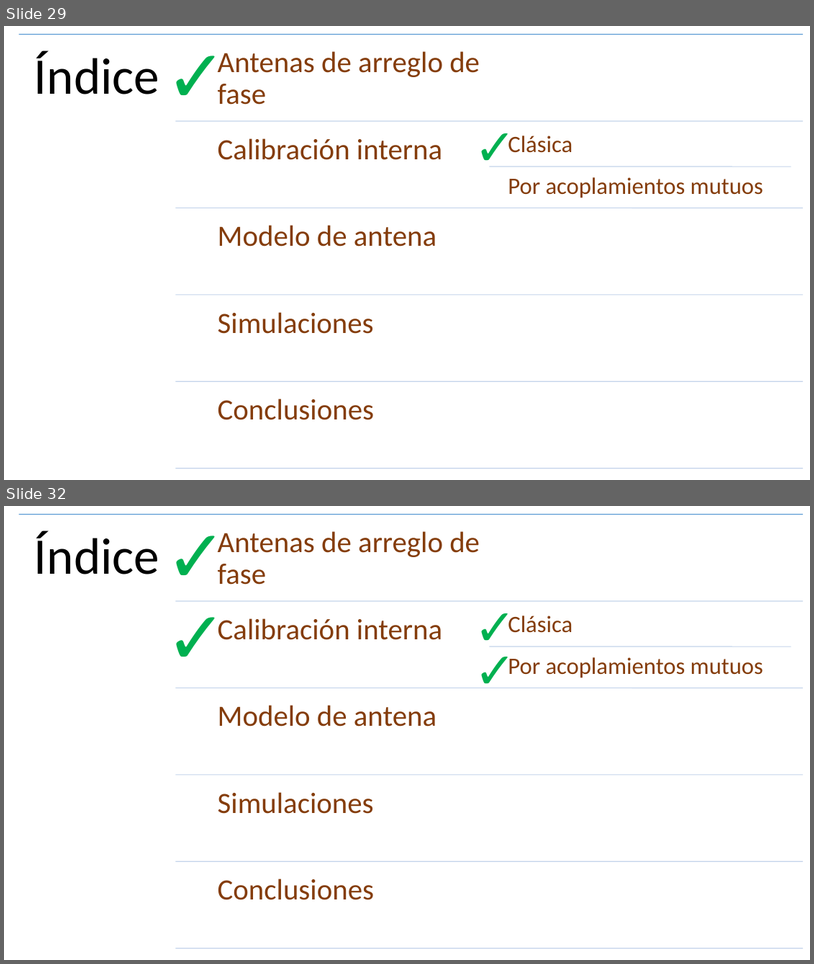
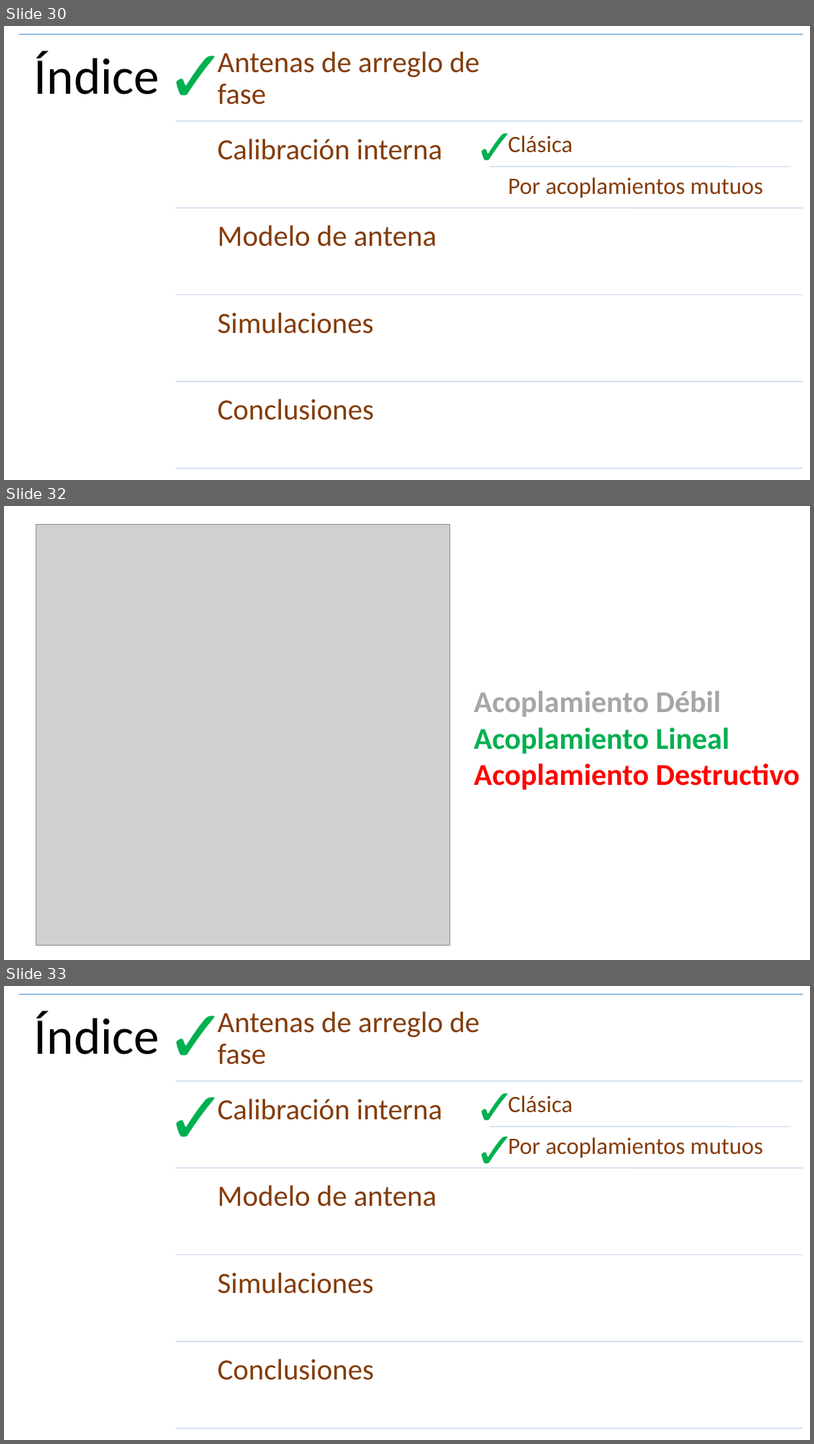
Before and after one commit to franciscoSoler/Polarimetric-Antenna-Calibrator, a slide deck: written/presentation/tesisInformatica.pptm. Shown one above the other, each under a label of ours: slides 29 and 32 before the commit, slides 30, 32 and 33 after it; the slides between them are not shown. The pictures are 814x964 and 814x1444 pixels, drawn with LibreOffice and Linux fonts; fonts in the diff are those of the drawing; grey boxes stand for pictures. Boxes give left, top, right and bottom in pixels: in the first picture for what was removed or moved away, otherwise in the second. Text is boxed around its words. In the diff, an @@ line names an element or a change of style, - is before the commit and + after.

```diff
--- a/written/presentation/tesisInformatica.pptm
+++ b/written/presentation/tesisInformatica.pptm
@@ slide 32 added at bbox=[4, 506, 810, 960], background #FFFFFF @@
@@ picture added at bbox=[36, 525, 450, 944] @@
@@ text added at bbox=[474, 690, 800, 790], 36 pt, text #FF0000, bold @@
+Acoplamiento Débil
+Acoplamiento Lineal
+Acoplamiento Destructivo
@@ what was slide 29 is now slide 30 @@
@@ what was slide 32 is now slide 33 @@
```
Also in this commit, not shown: 6 slides changed, 5 other slides added, 2 slides removed, 15 other files.
